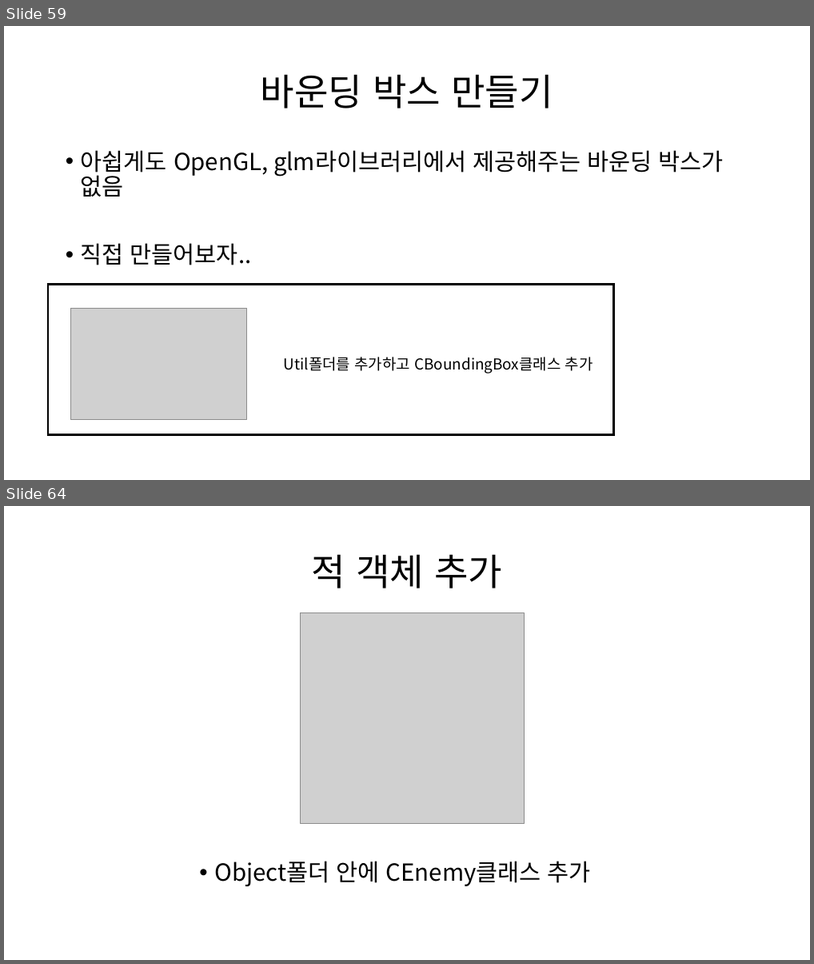
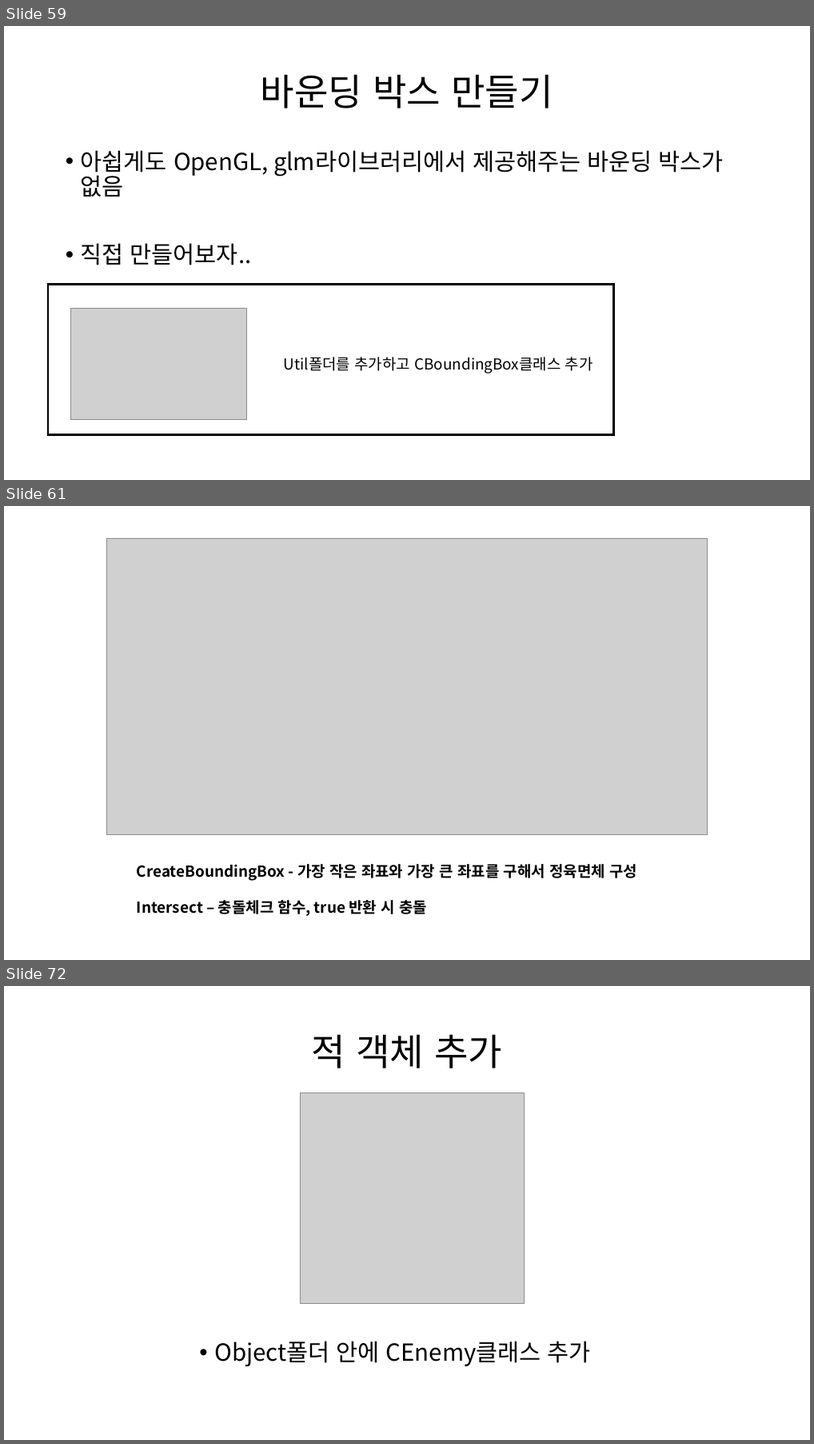
Before and after one commit to Kimseongtae9911/WarpOpenGL, a slide deck: 프레임워크.pptx. Shown one above the other, each under a label of ours: slides 59 and 64 before the commit, slides 59, 61 and 72 after it; the slides between them are not shown. The pictures are 814x964 and 814x1444 pixels, drawn with LibreOffice and Linux fonts; fonts in the diff are those of the drawing; grey boxes stand for pictures. Boxes give left, top, right and bottom in pixels: in the first picture for what was removed or moved away, otherwise in the second. Text is boxed around its words. In the diff, an @@ line names an element or a change of style, - is before the commit and + after.

Commit message:
충돌처리적용

```diff
--- a/프레임워크.pptx
+++ b/프레임워크.pptx
@@ slide 61 added at (x1=4, y1=506, x2=810, y2=960), background #FFFFFF @@
@@ picture added at (x1=107, y1=539, x2=708, y2=835) @@
@@ text added at (x1=137, y1=864, x2=638, y2=916), 18 pt, text #000000, bold @@
+CreateBoundingBox - 가장 작은 좌표와 가장 큰 좌표를 구해서 정육면체 구성
+Intersect – 충돌체크 함수, true 반환 시 충돌
@@ what was slide 64 is now slide 72 @@
```
Also in this commit, not shown: 6 slides changed, 11 other slides added, 6 slides removed, 7 other files.
